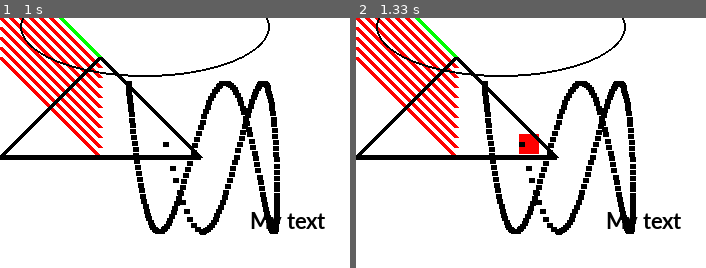
Above: before the commit, frames 1-2 (left to right).
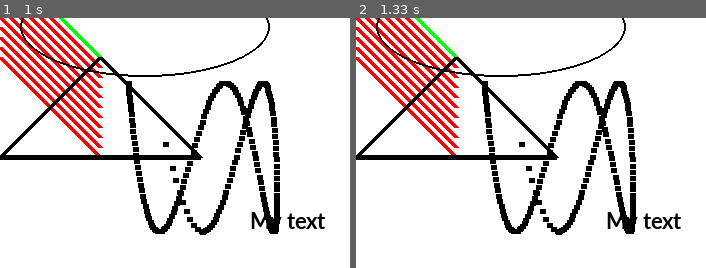
Above: after the commit, the same moments.

Repository: GitGud123456/python-learning
Game: pygame game, started from python/hello world/drawing_thing.py
The game is run twice, just before and just after one commit, with the same random seed, the same clock (stepped at 60 frames per second) and the same inputs.
Inputs:
- Up to frame 1 (1 s): tap 1 at 0.33 s
- Up to frame 2 (1.33 s): hold W from 1.17 s (still down)
The pictures show only the part of the screen within x 0-50%, y 12-62%; the shares and areas given below are measured in that part.

Frame 1 is identical in both runs. In frame 2, 0.4% of the frame differs, in the area x 46-53%, y 46-55%.

Commit message:
Update drawing_thing.py

Diff:
--- a/python/hello world/drawing_thing.py
+++ b/python/hello world/drawing_thing.py
@@ -23,13 +23,11 @@
 s_pressed = False
 d_pressed = False
 objects_list = []
-y = 100
-x = 100
-player = [x,y,20,20]
+
 
 
 def actionDetection():
-    global pressed_1, mouse_button,w_pressed,a_pressed,s_pressed,d_pressed,player,y,x
+    global pressed_1, mouse_button,w_pressed,a_pressed,s_pressed,d_pressed
     for event in pygame.event.get(): # User did something
         if event.type == pygame.QUIT: # If user clicked close
             print("User asked to quit.")
@@ -71,7 +69,14 @@
 
 
 def draw_player(x,y):
-    objects_list.append([screen, RED, x, y, 20, 20,True])
+    for f in objects_list:
+        #print(f[6])
+        if f[6] == 12:
+            print(f)
+            f[2] = x
+            f[3] = y
+        else:
+            objects_list.append([screen, RED, x, y, 20, 20,12])
 
 def drawground(T_F):
         [x,y] = mouseLocation_finder()
@@ -83,6 +88,9 @@
         elif T_F == False:
             objects_list.append([screen, GREEN, x, y, 100, 10,False])
             objects_list.append([screen, BLACK, x, y+10, 100, 20,False])
+
+
+
 def mouseLocation_finder():
     mouse_pos = pygame.mouse.get_pos()
     return mouse_pos
@@ -104,10 +112,12 @@
 # Used to manage how fast the screen updates
 clock = pygame.time.Clock()
 
+x=100
+y=100
 # -------- Main Program Loop -----------
 while not done:
 
-    player = [x,y,20,20]
+
     # --- Main event loop
     done == actionDetection()  # Flag that we are done so we exit this loop
     # --- Game logic should go here
@@ -115,12 +125,14 @@
         drawground(True)
     elif pressed_1 == True and mouse_button == False:
         drawground(False)
-    if w_pressed == True and d_pressed == False:
-        y = y - 10
+    if w_pressed == True and s_pressed == False:
+        y-=1
         draw_player(x,y)
-        print(x,y)
-
-
+    if w_pressed == False and s_pressed == True:
+        y+=1
+        draw_player(x,y)
+
+    print(len(objects_list))
     # --- Screen-clearing code goes here
     screen.fill(WHITE)
 
@@ -145,6 +157,8 @@
         pygame.draw.rect(item[0], item[1], [item[2], item[3], item[4], item[5]], 0)
         if item[6] == False:
             objects_list.remove(item)
+        if item[6] == 12:
+            objects_list.remove(item)
 
 
 
@@ -153,10 +167,10 @@
         radians_x = i / 20
         radians_y = i / 6
 
-        x = int(75 * math.sin(radians_x)) + 200
-        y = int(75 * math.cos(radians_y)) + 200
-
-        pygame.draw.line(screen, BLACK, [x,y], [x+5,y], 5)
+        xx = int(75 * math.sin(radians_x)) + 200
+        yy = int(75 * math.cos(radians_y)) + 200
+
+        pygame.draw.line(screen, BLACK, [xx,yy], [xx+5,yy], 5)
 
     # This draws a triangle using the polygon command
     pygame.draw.polygon(screen, BLACK, [[100,100], [0,200], [200,200]], 5)
